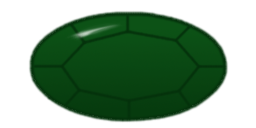
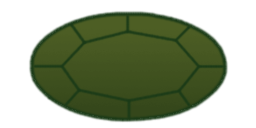
Layered file, before and after one edit (256x128). Changes by layer:
hid "Lighting" over [65, 21, 126, 44]
painted on "Outside Lines" over [29, 11, 228, 122]
renamed "Inside Lines" to "Unselected_Inside_Lines", painted on it over [32, 13, 226, 120]
painted on "Shading _unselected_" over [32, 14, 225, 119]
